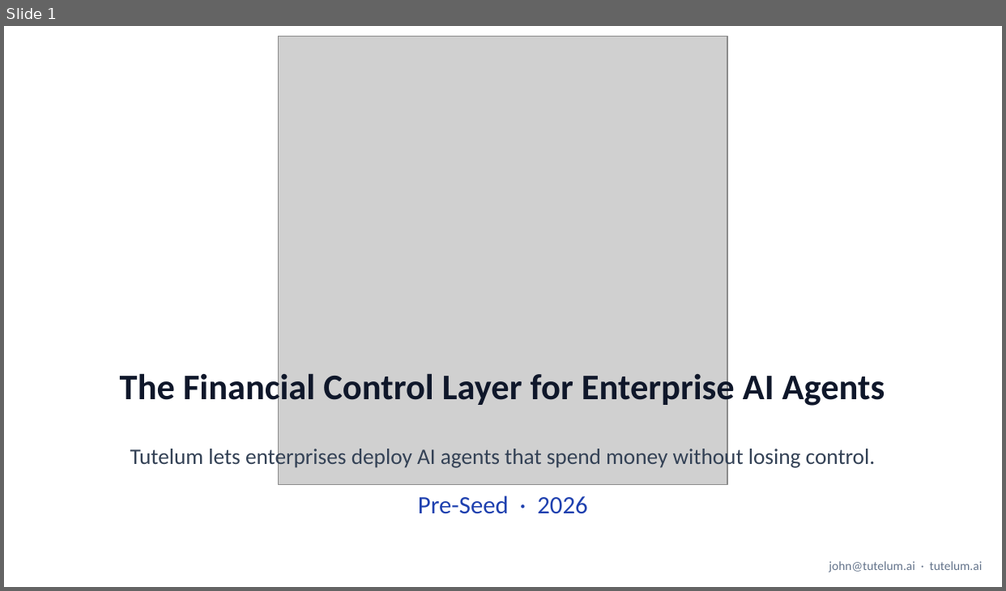
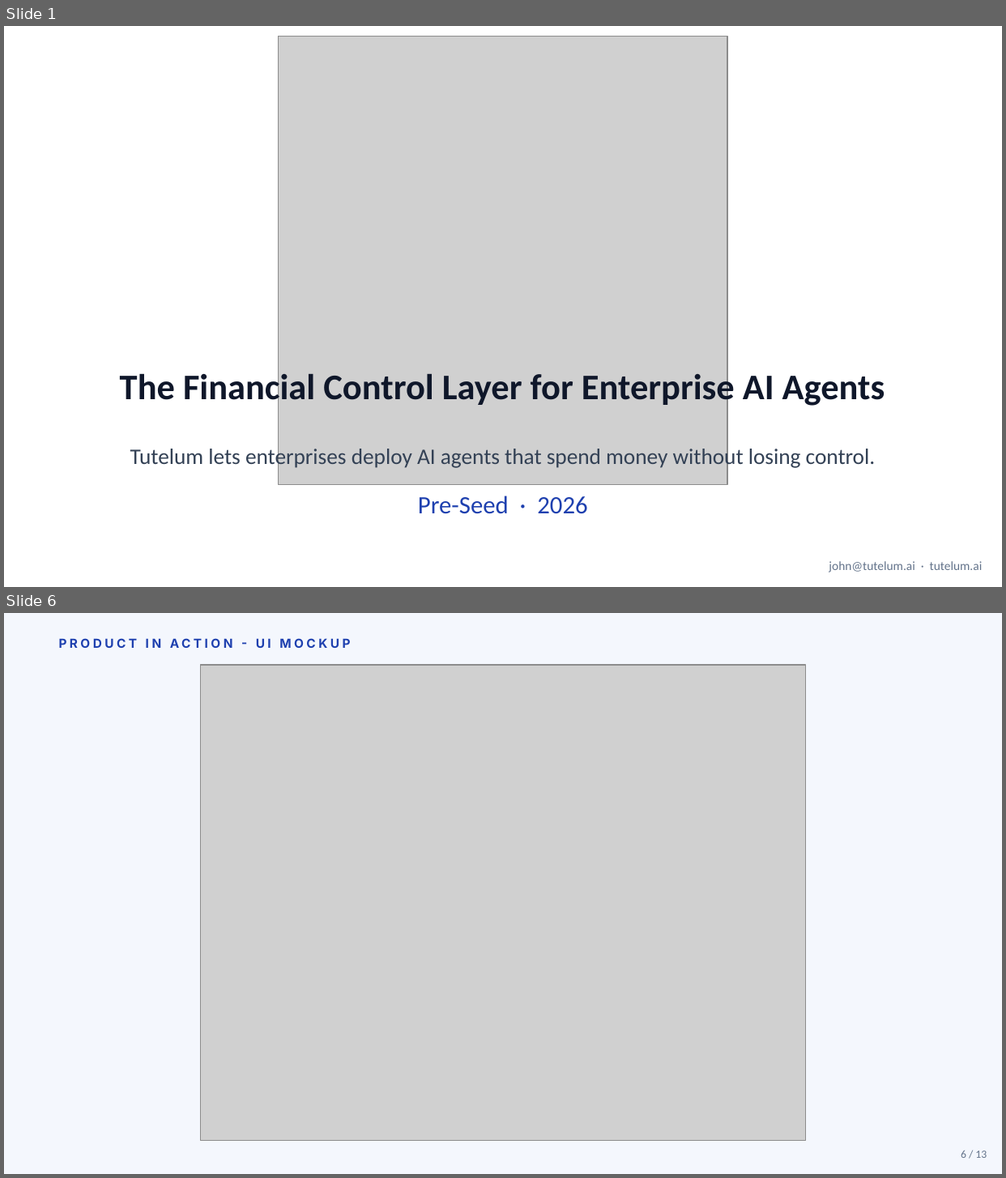
Before and after one commit to Atmosphere-Devs-Organization/tutelum-pitch-deck, a slide deck: tutelum_pitch_deck_light.pptx. Shown one above the other, each under a label of ours: slide 1 before the commit, slides 1 and 6 after it; the slides between them are not shown. The pictures are 1006x591 and 1006x1178 pixels, drawn with LibreOffice and Linux fonts; fonts in the diff are those of the drawing; grey boxes stand for pictures. Boxes give left, top, right and bottom in pixels: in the first picture for what was removed or moved away, otherwise in the second. Text is boxed around its words. In the diff, an @@ line names an element or a change of style, - is before the commit and + after.

```diff
--- a/tutelum_pitch_deck_light.pptx
+++ b/tutelum_pitch_deck_light.pptx
@@ slide 6 added at (x1=4, y1=613, x2=1002, y2=1174), background #F4F7FD @@
@@ text added at (x1=59, y1=638, x2=350, y2=648), 9 pt, text #1E40AF, bold @@
+PRODUCT IN ACTION - UI MOCKUP
@@ picture added at (x1=201, y1=665, x2=805, y2=1141) @@
@@ text added at (x1=961, y1=1151, x2=987, y2=1158), 8 pt, text #64748B @@
+6 / 13
```
Also in this commit, not shown: 10 slides changed, 6 other files.
